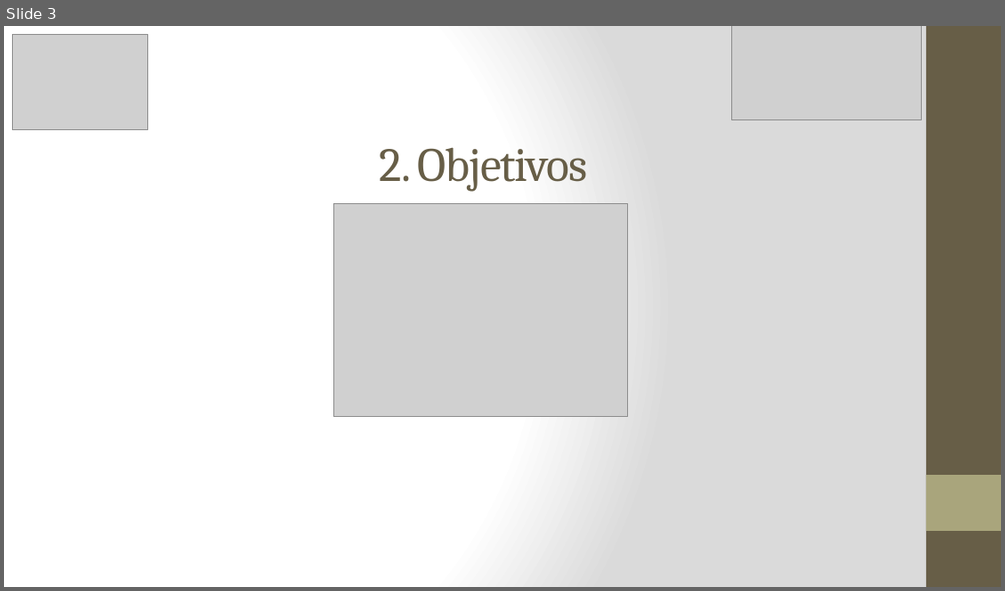
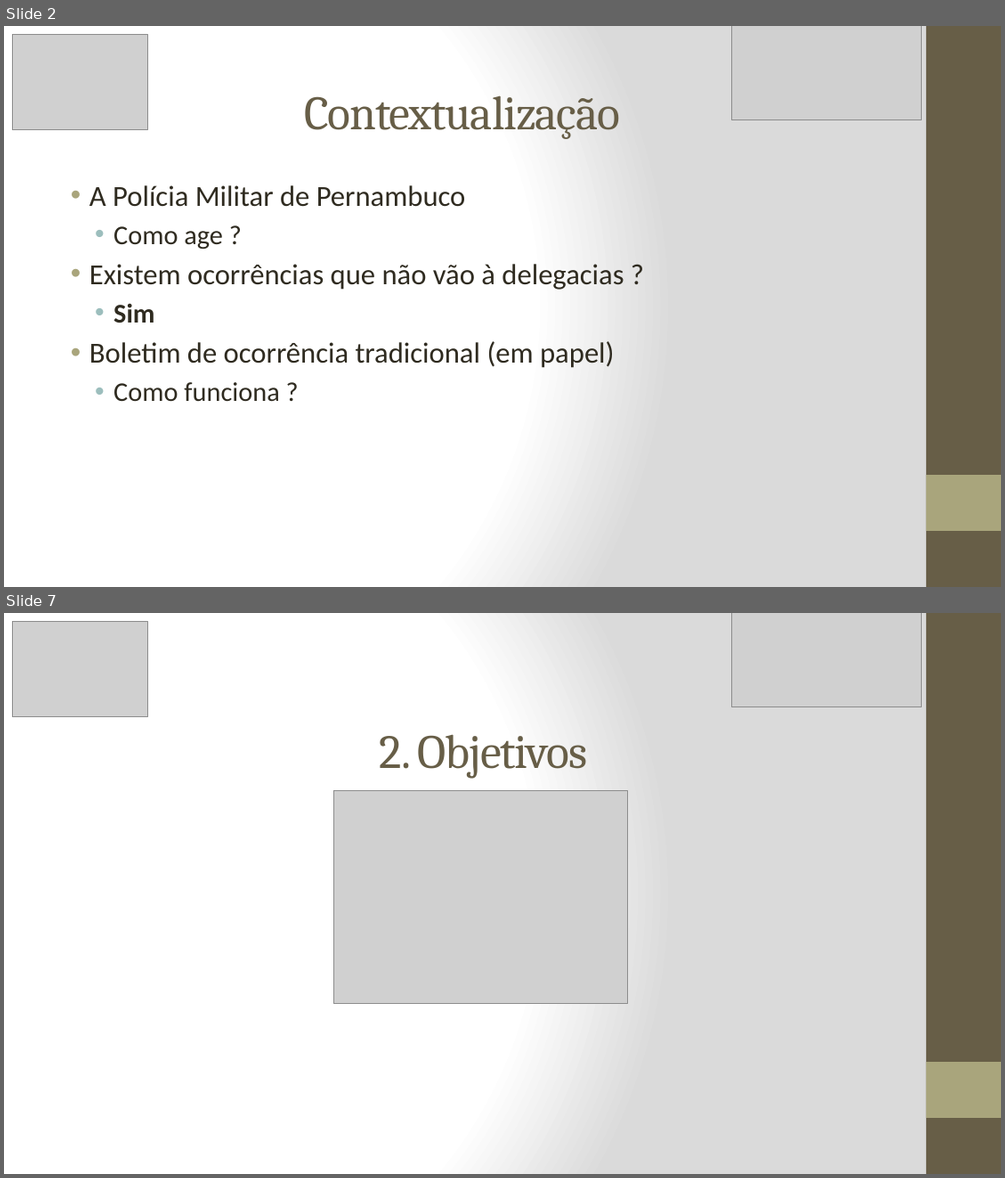
Before and after one commit to marlonscastro/estagiotcc, a slide deck: Apresentação_PPT.pptx. Shown one above the other, each under a label of ours: slide 3 before the commit, slides 2 and 7 after it; the slides between them are not shown. The pictures are 1005x591 and 1005x1178 pixels, drawn with LibreOffice and Linux fonts; fonts in the diff are those of the drawing; grey boxes stand for pictures. Boxes give left, top, right and bottom in pixels: in the first picture for what was removed or moved away, otherwise in the second. Text is boxed around its words. In the diff, an @@ line names an element or a change of style, - is before the commit and + after.

```diff
--- a/Apresentação_PPT.pptx
+++ b/Apresentação_PPT.pptx
@@ slide 2 added at (x1=4, y1=26, x2=1001, y2=587), background gradient #FFFFFF to #DADADA; not listed: 2 template elements that a slide beside it also shows @@
@@ picture added at (x1=12, y1=34, x2=147, y2=130) @@
@@ picture added at (x1=732, y1=26, x2=922, y2=119) @@
@@ title added at (x1=304, y1=95, x2=620, y2=139), 46 pt, text #675E47 @@
+Contextualização
@@ text added at (x1=89, y1=185, x2=623, y2=402), 28 pt, text #2F2B20 @@
+• A Polícia Militar de Pernambuco
+  • Como age ?
+• Existem ocorrências que não vão à delegacias ?
+  • Sim
+• Boletim de ocorrência tradicional (em papel)
+  • Como funciona ?
@@ what was slide 3 is now slide 7 @@
```
Also in this commit, not shown: 9 slides changed, 8 other slides added, 14 slides removed, 3 other files.
